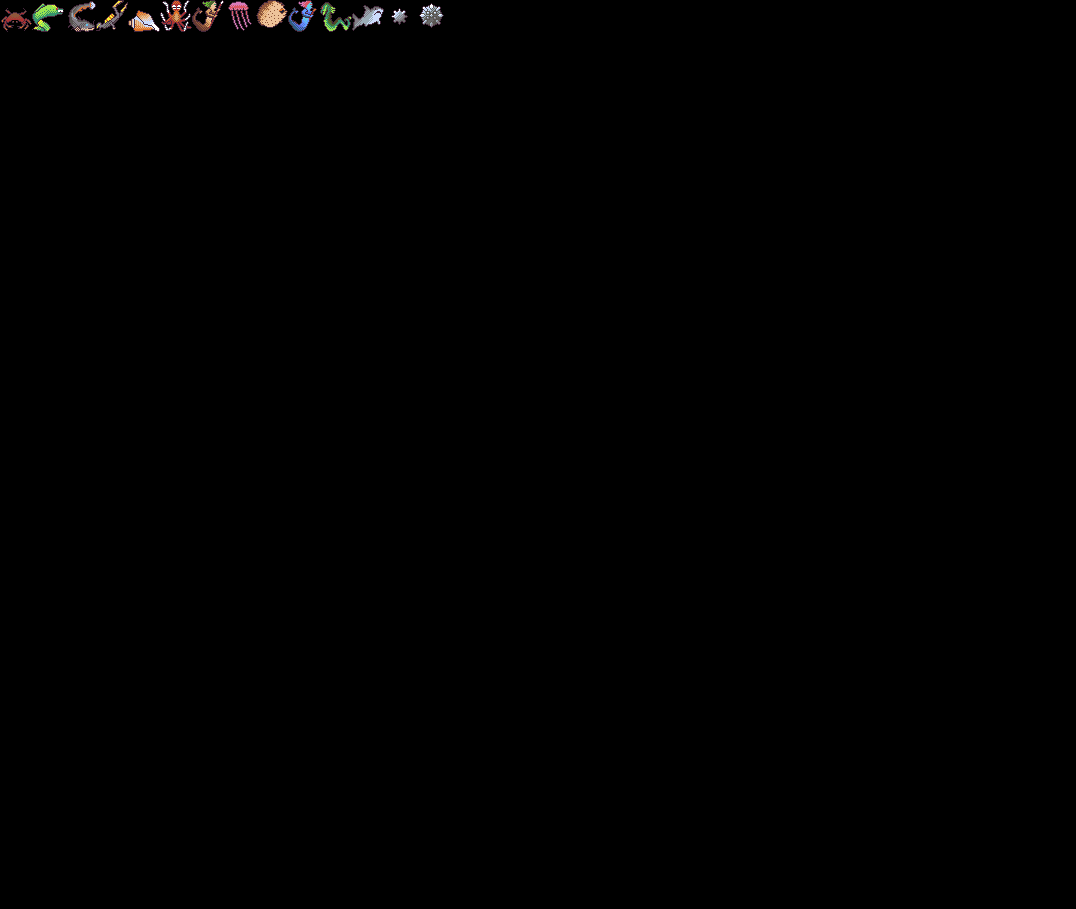
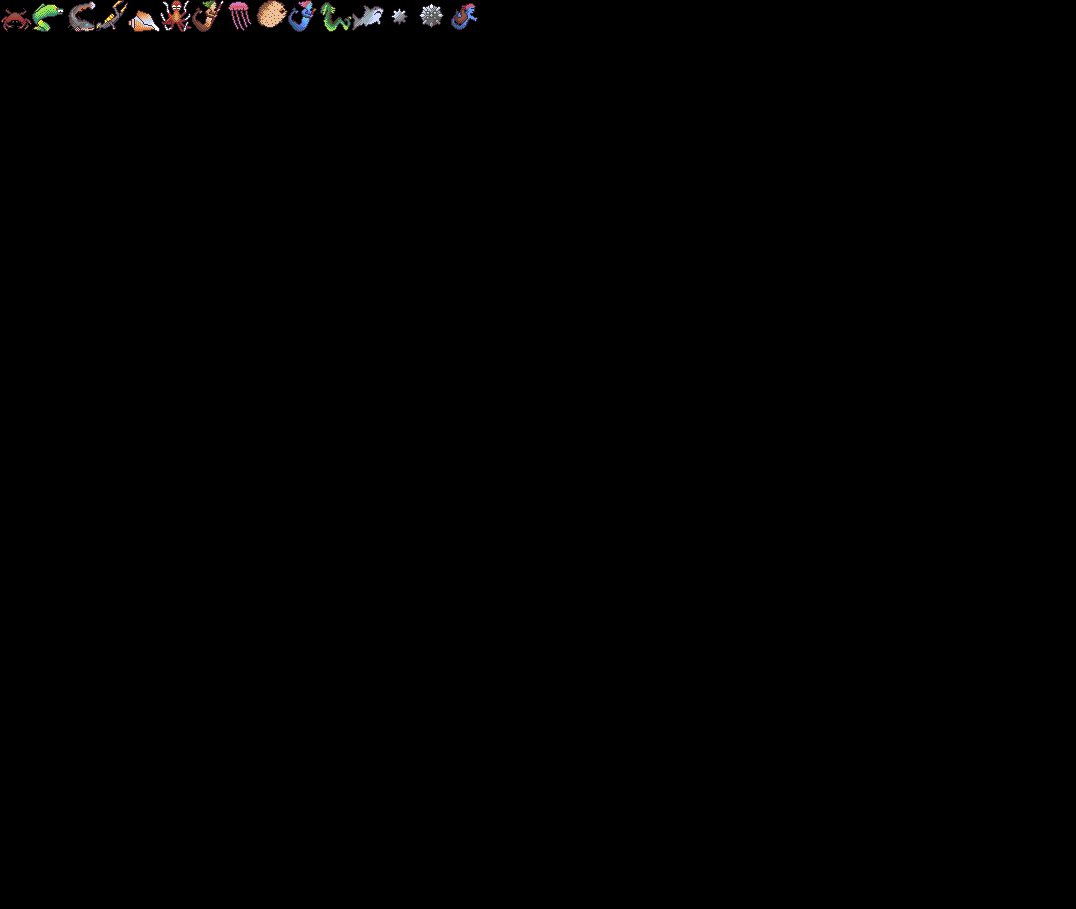
Comparing the layer stacks of the two 1076px x 909px images. Changes:
painted on "CreatureTiles.gif" over [451,3,478,30]
